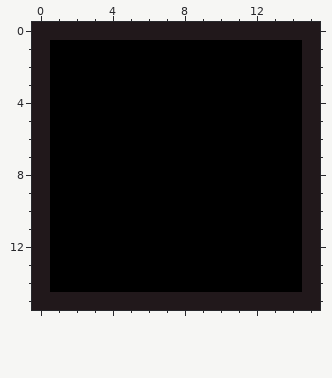
Edited in one commit: pixel-art file (Objects/Lobby/9-PATCH.aseprite). The picture above was drawn from the file before the commit.
16x16 pixels, 1 frame.
And afterwards:
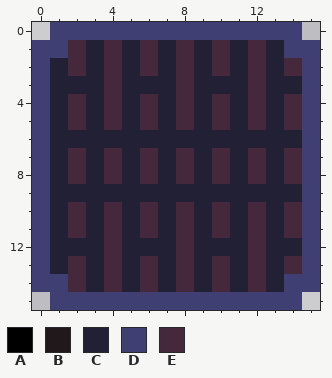
Palette (. is transparent): A #000000  B #21181b  C #222034  D #3f3f74  E #45283c
Difference:
Changed rows in their new state; - is an unchanged pixel.
first column x 0:
 0 .DDDDDDDDDDDDDD.
 1 DDECECECECECECDD
 2 DCECECECECECECED
 3 DCCCECCCECCCECCD
 4 DCECECECECECECED
 5 DCECECECECECECED
 6 DCCCCCCCCCCCCCCD
 7 DCECECECECECECED
 8 DCECECECECECECED
 9 DCCCCCCCCCCCCCCD
10 DCECECECECECECED
11 DCECECECECECECED
12 DCCCECCCECCCECCD
13 DCECECECECECECED
14 DDECECECECECECDD
15 .DDDDDDDDDDDDDD.
